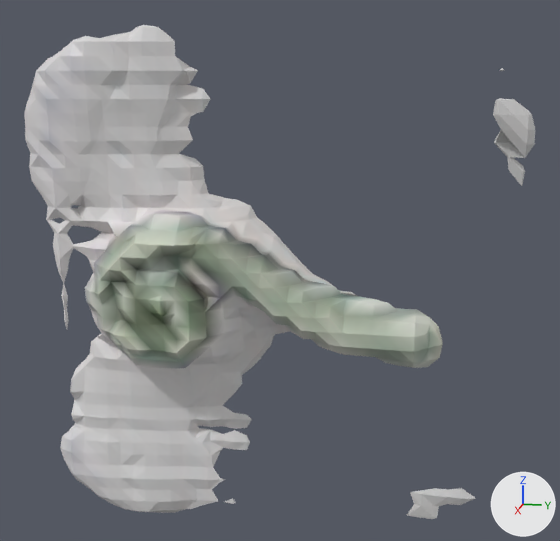
Two versions of the glTF model web/assets/kits/fiddlehead.glb, one commit apart.
The view is the same before and after, from a 50 mm lens placed at (1.269, 0.256, 0.721), pointed at (0.12, 0.026, 0.434). Lighting does not change. The marker at lower right points along +X, +Y and +Z. The first picture is the older version. Where no turn or scale is listed for an object, it has been applied to the vertices.

The first picture shows 'geometry_0'.
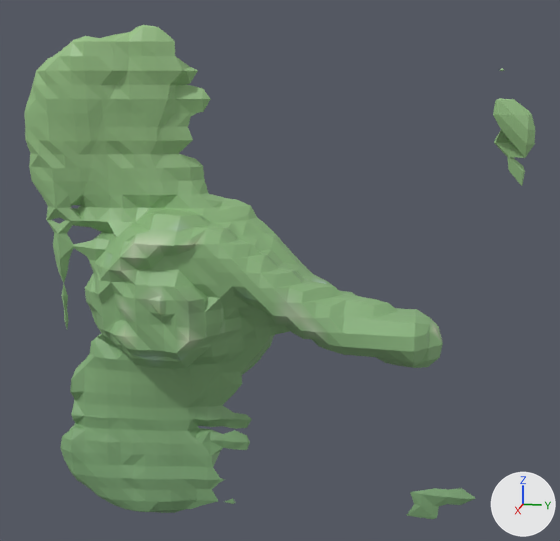
Location of each change, [x1, y1, x2, y2] in pixels of the pictures (560 x 541 px):
part 1 of me_geometry_0, recoloured (light grey to green): [24, 25, 535, 519] in both

The change in detail:
me_geometry_0 has 1995 vertices, 3968 faces and spans x 0.04..0.222, y -0.368..0.393, z 0.0..0.8.
me_geometry_0 is used by ob_geometry_0; location (0.0, 0.0, 0.0).
me_geometry_0 part 1: 3968 faces centred in x 0.041..0.22, y -0.365..0.389, z 0.005..0.798 are repainted in the vertex colours; the middle colour goes from light grey #dbd8d8 to green #8ab47e.
